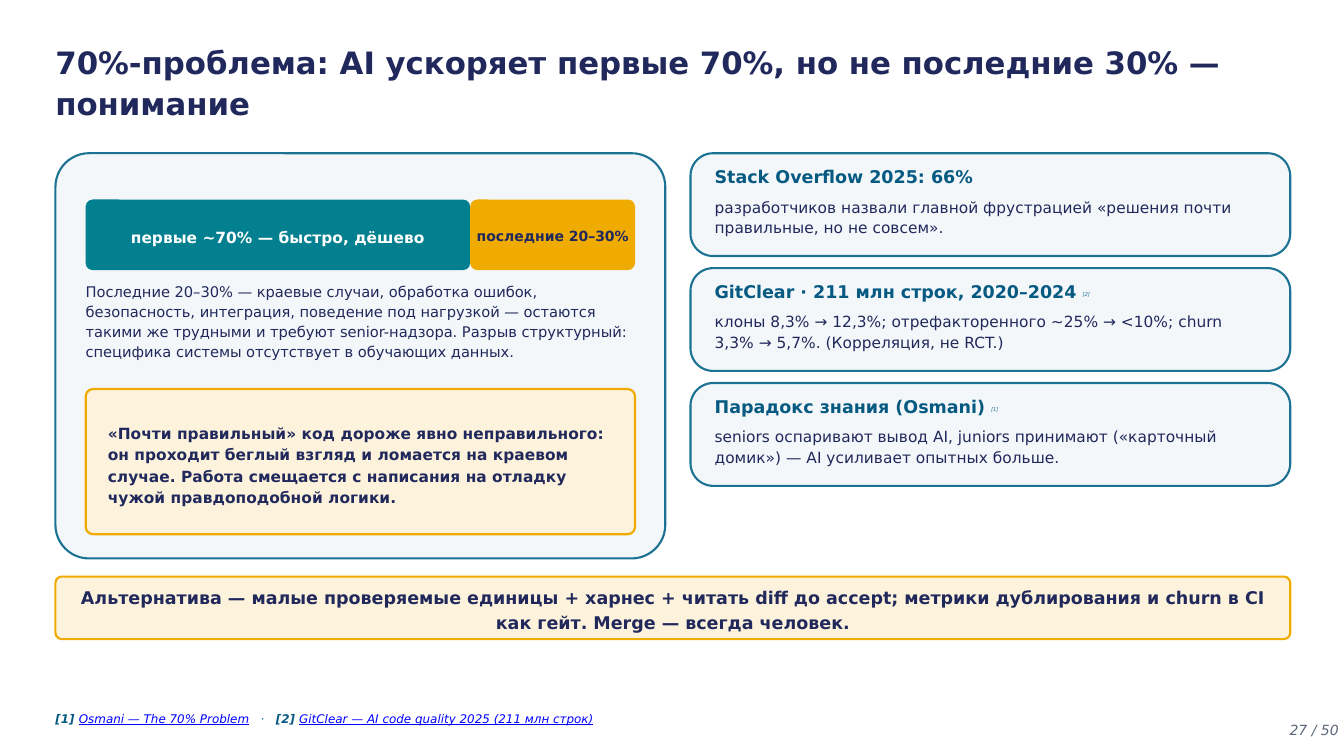
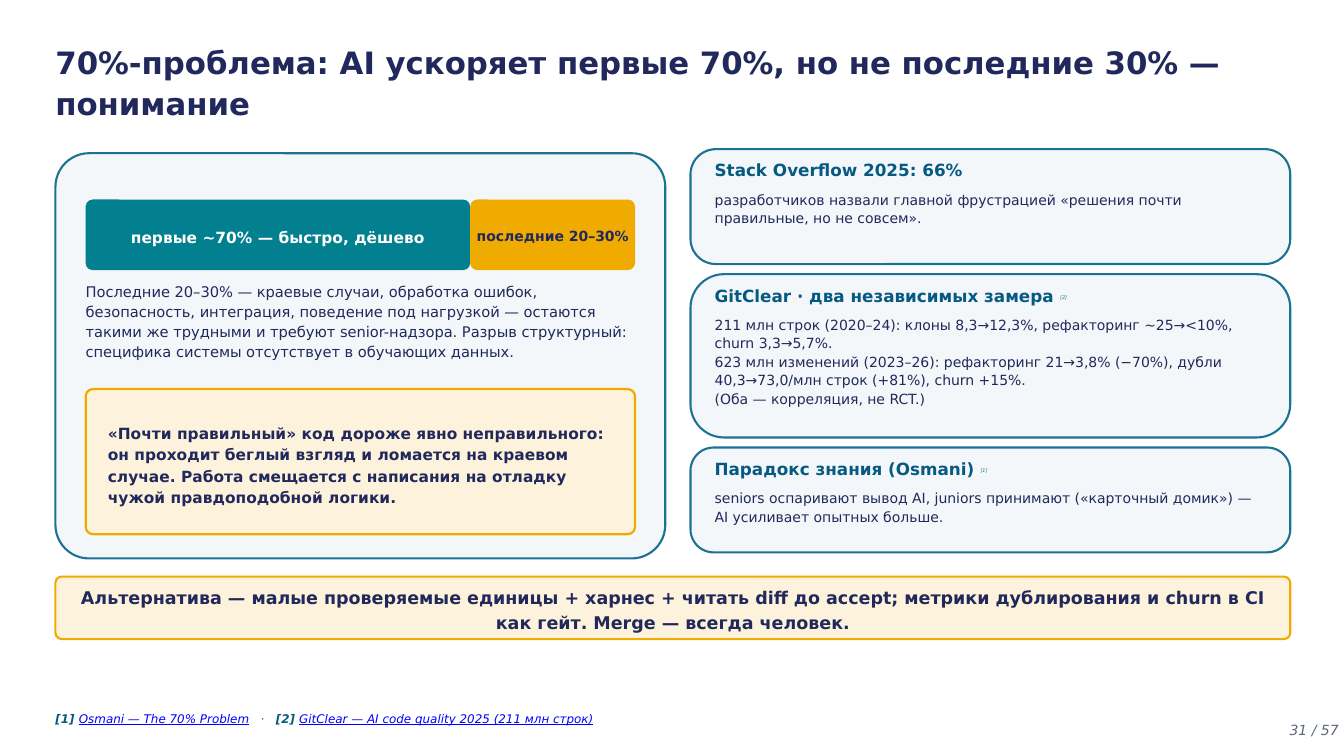
Before and after one commit to tellina-study/AI-usage-lessons, a slide deck: slide 31 of library/lectures/lec-04/rendered/lec-04.pptx (slide 27 before the commit). Drawn at 1344x756 pixels with LibreOffice and Linux fonts; fonts in the diff are those of the drawing. Boxes give left, top, right and bottom in pixels: in the first picture for what was removed or moved away, otherwise in the second. Text is boxed around its words. In the diff, an @@ line names an element or a change of style, - is before the commit and + after.

```diff
--- a/library/lectures/lec-04/rendered/lec-04.pptx
+++ b/library/lectures/lec-04/rendered/lec-04.pptx
@@ rounded rectangle: place and size @@
-rounded rectangle at (691,153,1291,256)
+rounded rectangle at (691,149,1291,264)
@@ text "Stack Overflow 2025: 66%" at (715,163,962,177): size 12.5 to 12 pt @@
@@ text "разработчиков назвали главной фрустрацией «решения ..." at (715,194,1182,226): size 11 to 10 pt; line spacing 1.12 to 1.1 @@
@@ rounded rectangle: place and size @@
-rounded rectangle at (691,268,1291,371)
+rounded rectangle at (691,274,1291,438)
@@ rounded rectangle at (691,274,1291,438): proportions changed @@
@@ text at (715,289,1067,306): text changed; size 12.5 to 12 pt @@
-GitClear · 211 млн строк, 2020–2024 [2]
+GitClear · два независимых замера [2]
@@ text at (715,319,1232,407): text changed; size 11 to 10 pt @@
-клоны 8,3% → 12,3%; отрефакторенного ~25% → <10%; churn 3,3% → 5,7%. (Корреляция, не RCT.)
+211 млн строк (2020–24): клоны 8,3→12,3%, рефакторинг ~25→<10%, churn 3,3→5,7%.
+623 млн изменений (2023–26): рефакторинг 21→3,8% (−70%), дубли 40,3→73,0/млн строк (+81%), churn +15%.
+(Оба — корреляция, не RCT.)
@@ rounded rectangle: place and size @@
-rounded rectangle at (691,383,1291,486)
+rounded rectangle at (691,448,1291,553)
@@ text "Парадокс знания (Osmani) [1]": place and size @@
-text "Парадокс знания (Osmani) [1]" at (715,400,998,417)
+text "Парадокс знания (Osmani) [1]" at (715,462,988,479)
@@ text "Парадокс знания (Osmani) [1]" at (715,462,988,479): size 12.5 to 12 pt in "Парадокс знания (Osmani)"; size 6.5 to 6.2 pt in "[1]" @@
@@ text "seniors оспаривают вывод AI, juniors ..." at (715,492,1233,525): size 11 to 10 pt; line spacing 1.12 to 1.1 @@
@@ text "seniors оспаривают вывод AI, juniors ...": place and size @@
-text "seniors оспаривают вывод AI, juniors ..." at (715,430,1217,467)
+text "seniors оспаривают вывод AI, juniors ..." at (715,492,1233,525)
@@ text at (1290,724,1339,735): text changed @@
-27 / 50
+31 / 57
```
Also in this commit, not shown: 48 other slides changed, 8 slides added, 1 slide removed, 34 other files.
